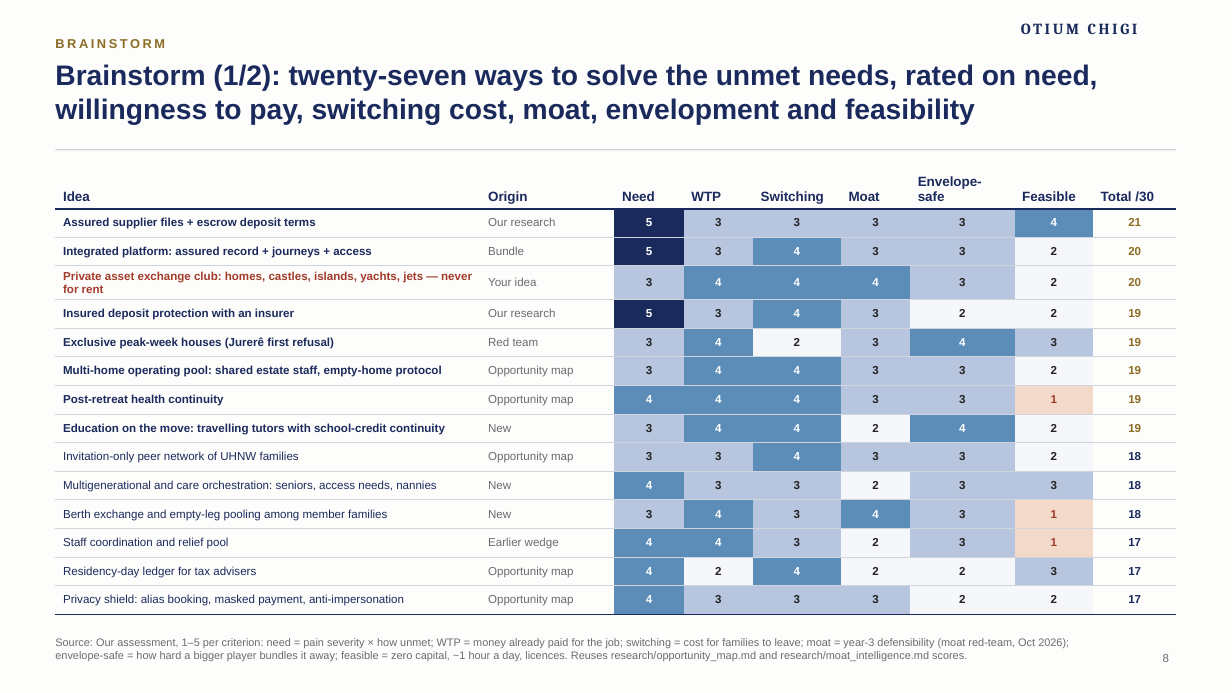
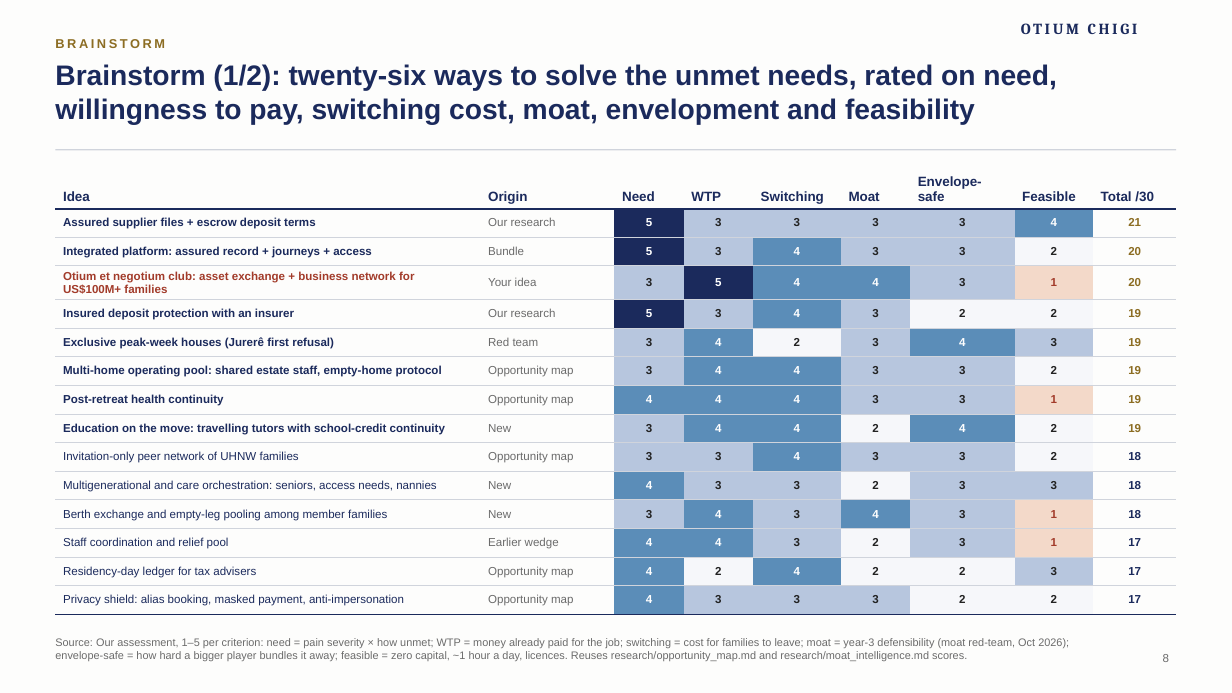
Before and after one commit to algarcalebe-web/legendary-bassoon, a slide deck: slide 8 of deck/Otium_Chigi_Journeys_Pitch_Deck.pptx. Drawn at 1232x693 pixels with LibreOffice and Linux fonts; fonts in the diff are those of the drawing; background and template pictures are left out. Boxes give left, top, right and bottom in pixels: in the first picture for what was removed or moved away, otherwise in the second. Text is boxed around its words. In the diff, an @@ line names an element or a change of style, - is before the commit and + after.

```diff
--- a/deck/Otium_Chigi_Journeys_Pitch_Deck.pptx
+++ b/deck/Otium_Chigi_Journeys_Pitch_Deck.pptx
@@ title at (55, 64, 1057, 125): text changed @@
-Brainstorm (1/2): twenty-seven ways to solve the unmet needs, rated on need, willingness to pay, switching cost, moat, envelopment and feasibility
+Brainstorm (1/2): twenty-six ways to solve the unmet needs, rated on need, willingness to pay, switching cost, moat, envelopment and feasibility
@@ table at (55, 171, 1177, 610) @@
-row 4: Private asset exchange club: homes, castles, islands, yachts, jets — never for rent | Your idea | 3 | 4 | 4 | 4 | 3 | 2 | 20
+row 4: Otium et negotium club: asset exchange + business network for US$100M+ families | Your idea | 3 | 5 | 4 | 4 | 3 | 1 | 20
@@ fill #5B8DB8 to #1B2A5C in row 4, column 4 @@
@@ fill #F6F7FA to #F3D9C9 in row 4, column 8 @@
```
Also in this commit, not shown: 3 other slides changed, 1 slide removed, 3 other files.
